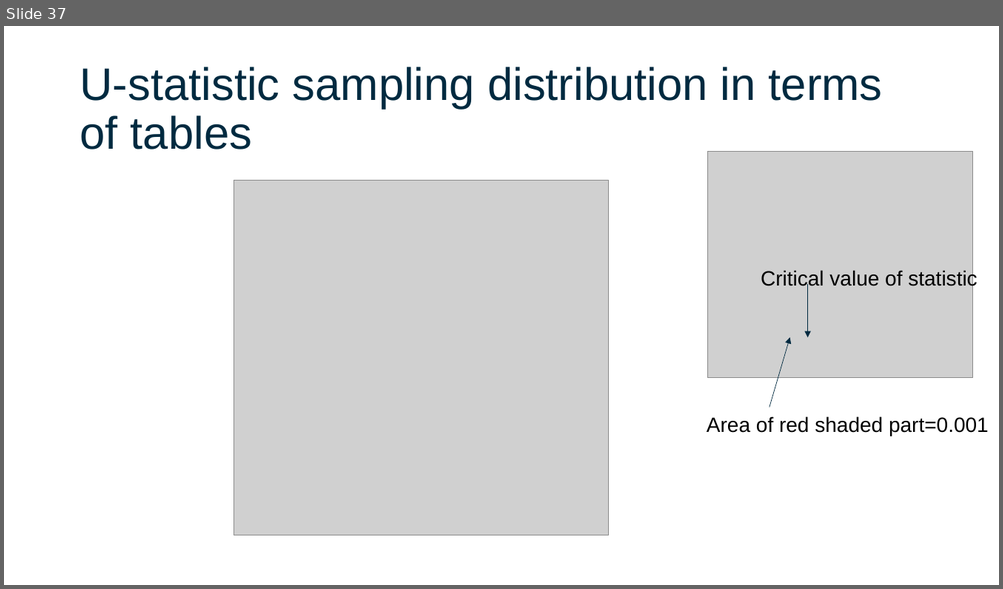
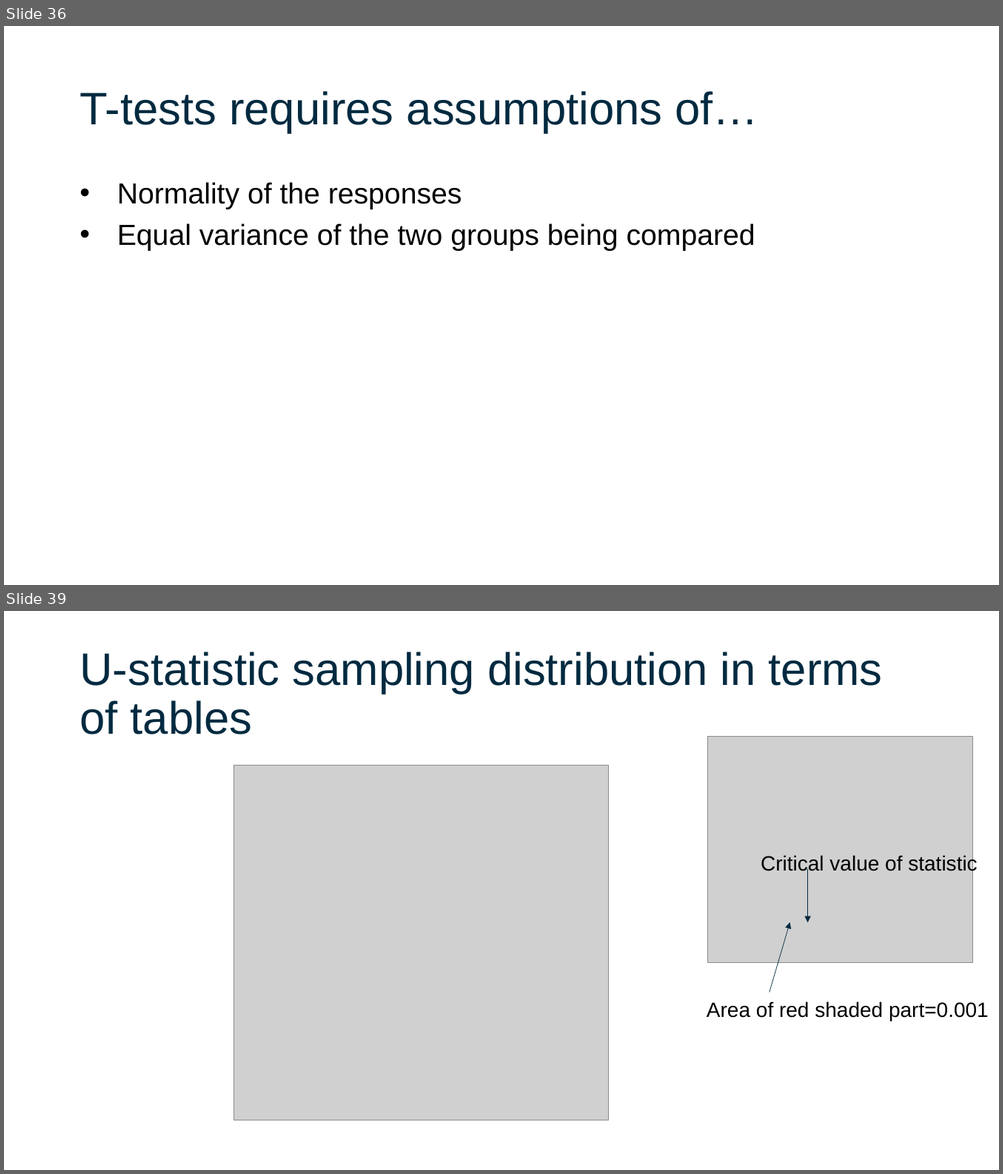
Before and after one commit to gladstone-institutes/Bioinformatics-Workshops, a slide deck: hypothesis-testing/HypothesisTesting.pptx. Shown one above the other, each under a label of ours: slide 37 before the commit, slides 36 and 39 after it; the slides between them are not shown. The pictures are 1003x589 and 1003x1174 pixels, drawn with LibreOffice and Linux fonts; fonts in the diff are those of the drawing; grey boxes stand for pictures. Boxes give left, top, right and bottom in pixels: in the first picture for what was removed or moved away, otherwise in the second. Text is boxed around its words. In the diff, an @@ line names an element or a change of style, - is before the commit and + after.

```diff
--- a/hypothesis-testing/HypothesisTesting.pptx
+++ b/hypothesis-testing/HypothesisTesting.pptx
@@ slide 36 added at (4, 26, 999, 585), background #FFFFFF @@
@@ title added at (79, 91, 758, 133), 44 pt, text #002A40 @@
+T-tests requires assumptions of…
@@ text added at (117, 182, 755, 251), 28 pt, text #000000 @@
+• Normality of the responses
+• Equal variance of the two groups being compared
@@ what was slide 37 is now slide 39 @@
```
Also in this commit, not shown: 3 slides changed, 14 other slides added.
